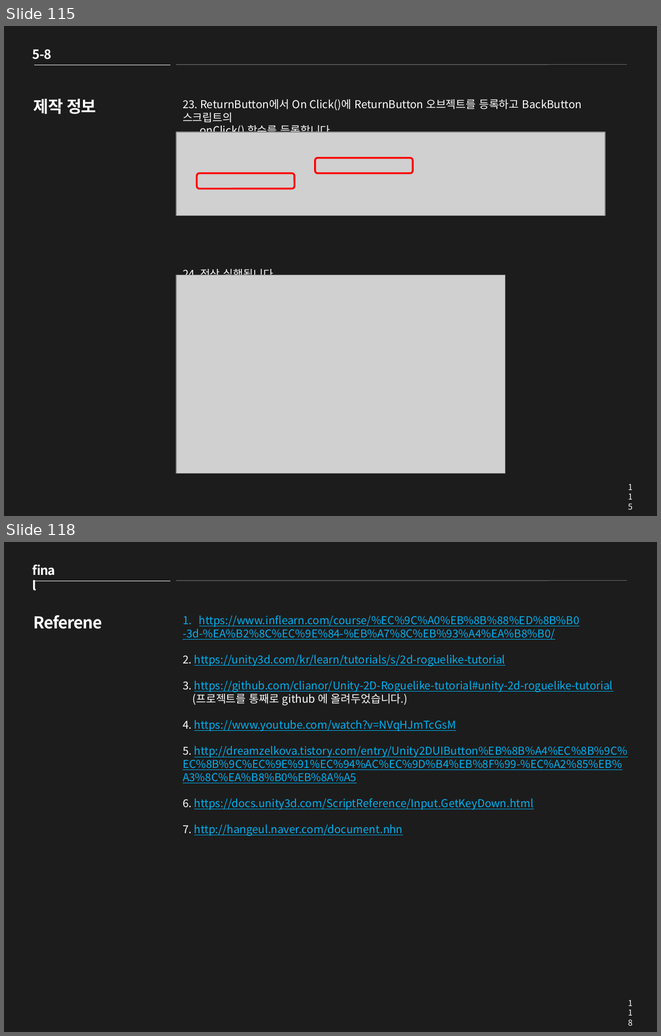
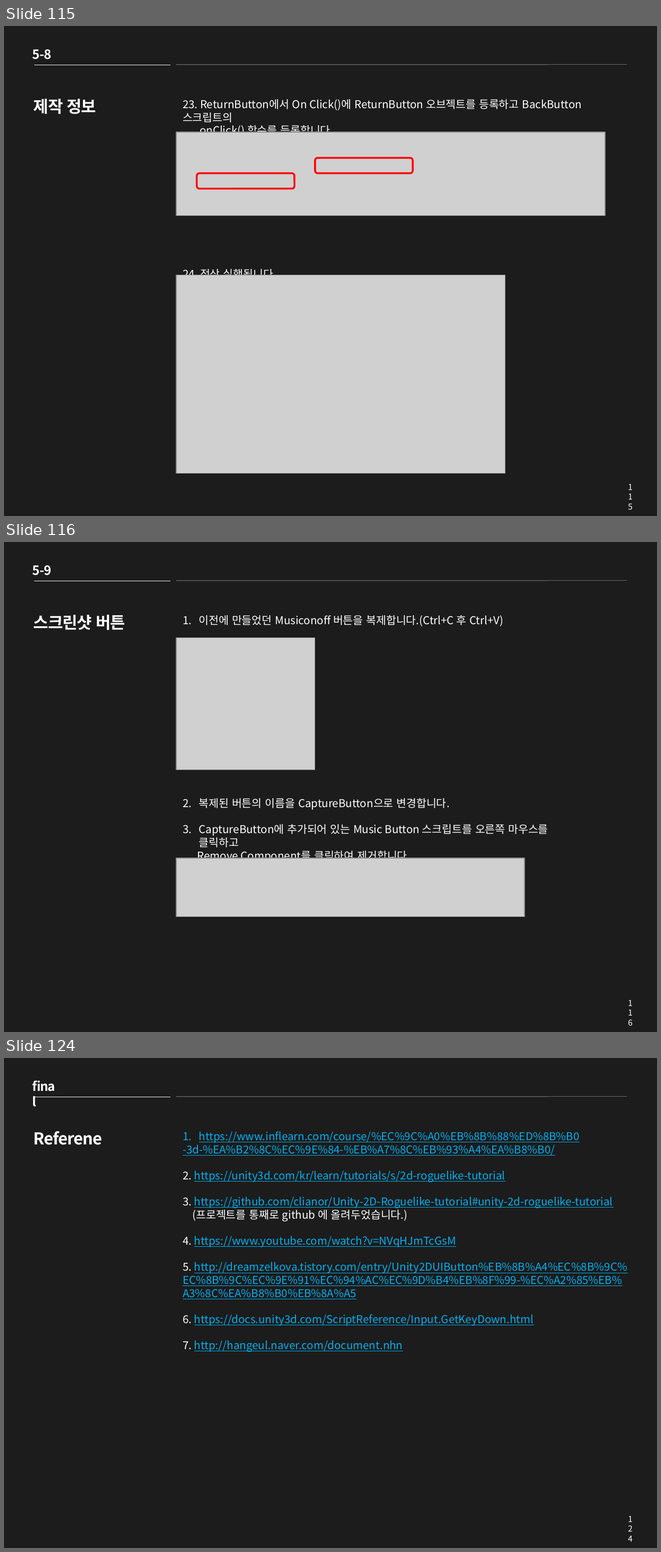
Before and after one commit to clianor/Unity-2D-Roguelike-tutorial, a slide deck: Roguelike PPT.pptx. Shown one above the other, each under a label of ours: slides 115 and 118 before the commit, slides 115, 116 and 124 after it; the slides between them are not shown. The pictures are 661x1036 and 661x1552 pixels, drawn with LibreOffice and Linux fonts; fonts in the diff are those of the drawing; grey boxes stand for pictures. Boxes give left, top, right and bottom in pixels: in the first picture for what was removed or moved away, otherwise in the second. Text is boxed around its words. In the diff, an @@ line names an element or a change of style, - is before the commit and + after.

Commit message:
Capture Button

```diff
--- a/Roguelike PPT.pptx
+++ b/Roguelike PPT.pptx
@@ slide 116 added at (4,542,657,1032), background #1C1C1C @@
@@ text added at (33,565,51,575), 14 pt, text #FFFFFF, bold @@
+5-9
@@ line added from (34, 581) to (170, 581), #F2F2F2 0.25 pt @@
@@ line added from (176, 581) to (627, 581), #F2F2F2 0.25 pt @@
@@ title added at (34,615,125,630), 18 pt, text #FFFFFF, bold @@
+스크린샷 버튼
@@ text added at (197,615,548,862), 12 pt, text #FFFFFF @@
+1. 이전에 만들었던 Musiconoff 버튼을 복제합니다.(Ctrl+C 후 Ctrl+V)
+2. 복제된 버튼의 이름을 CaptureButton으로 변경합니다.
+3. CaptureButton에 추가되어 있는 Music Button 스크립트를 오른쪽 마우스를 클릭하고
+Remove Component를 클릭하여 제거합니다.
@@ picture added at (176,638,316,770) @@
@@ picture added at (176,858,524,917) @@
@@ page number added at (621,995,639,1011), 9 pt, text #FFFFFF @@
+116
@@ what was slide 118 is now slide 124 @@
@@ page number at (621,1511,639,1527): text changed @@
-118
+124
```
Also in this commit, not shown: 7 other slides added, 2 slides removed, 16 other files.
